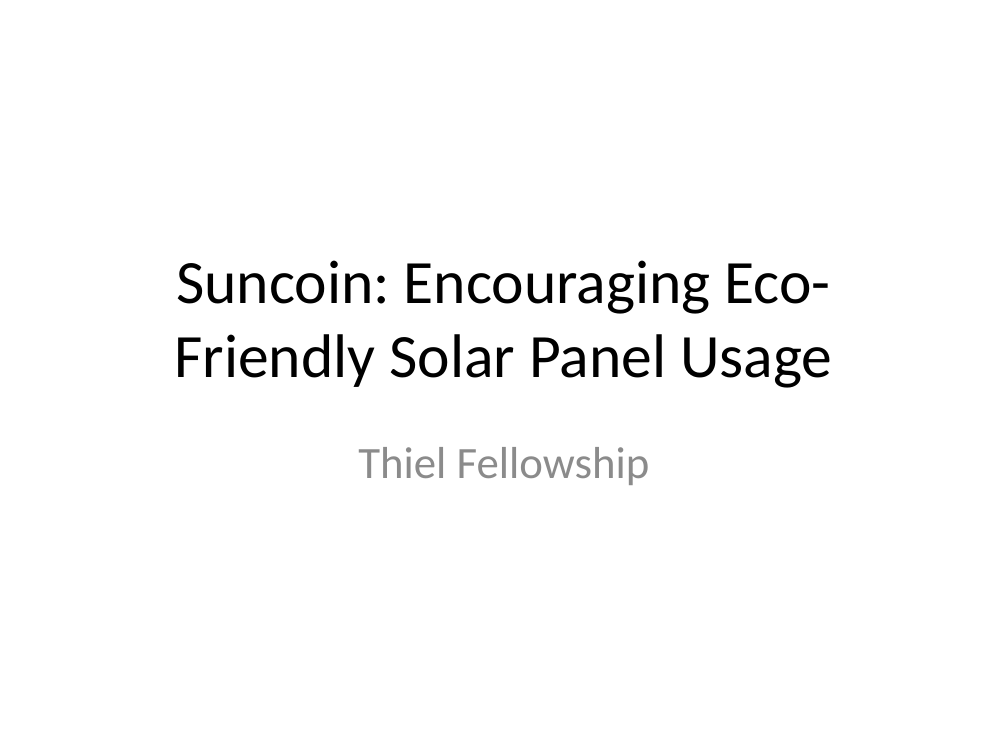
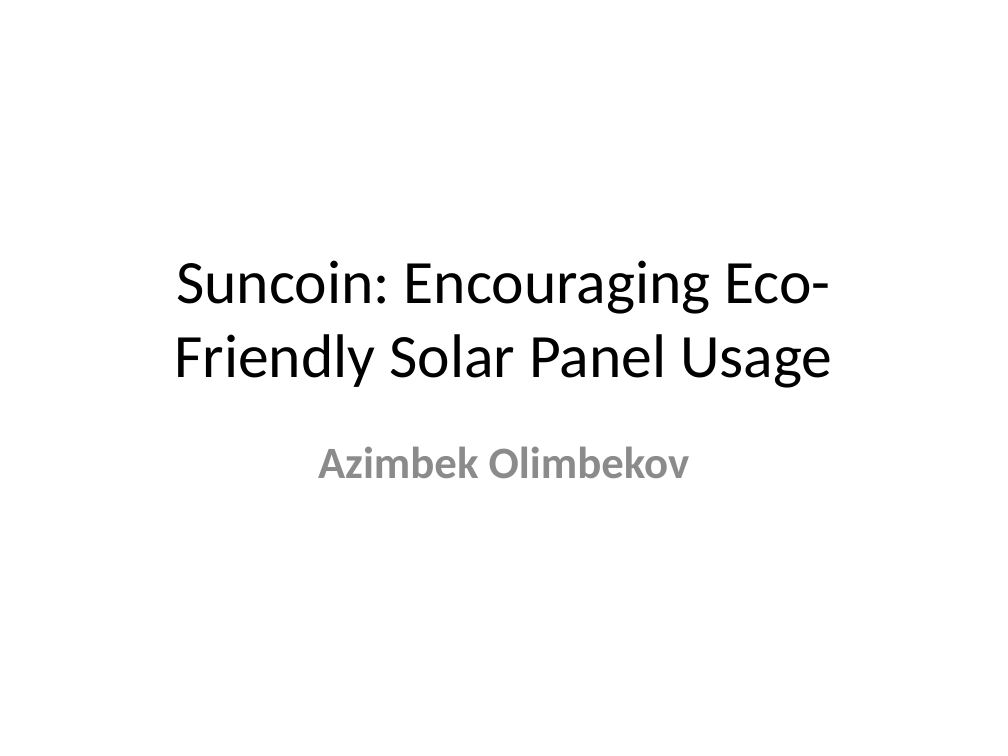
Before and after one commit to Azimbektech/Suncoin, a slide deck: slide 1 of Suncoin_Presentation.pptx. Drawn at 1008x756 pixels with LibreOffice and Linux fonts; fonts in the diff are those of the drawing. Boxes give left, top, right and bottom in pixels: in the first picture for what was removed or moved away, otherwise in the second. Text is boxed around its words. In the diff, an @@ line names an element or a change of style, - is before the commit and + after.

```diff
--- a/Suncoin_Presentation.pptx
+++ b/Suncoin_Presentation.pptx
@@ subtitle at [318, 446, 690, 478]: text changed; bold on @@
-Thiel Fellowship
+Azimbek Olimbekov
```
